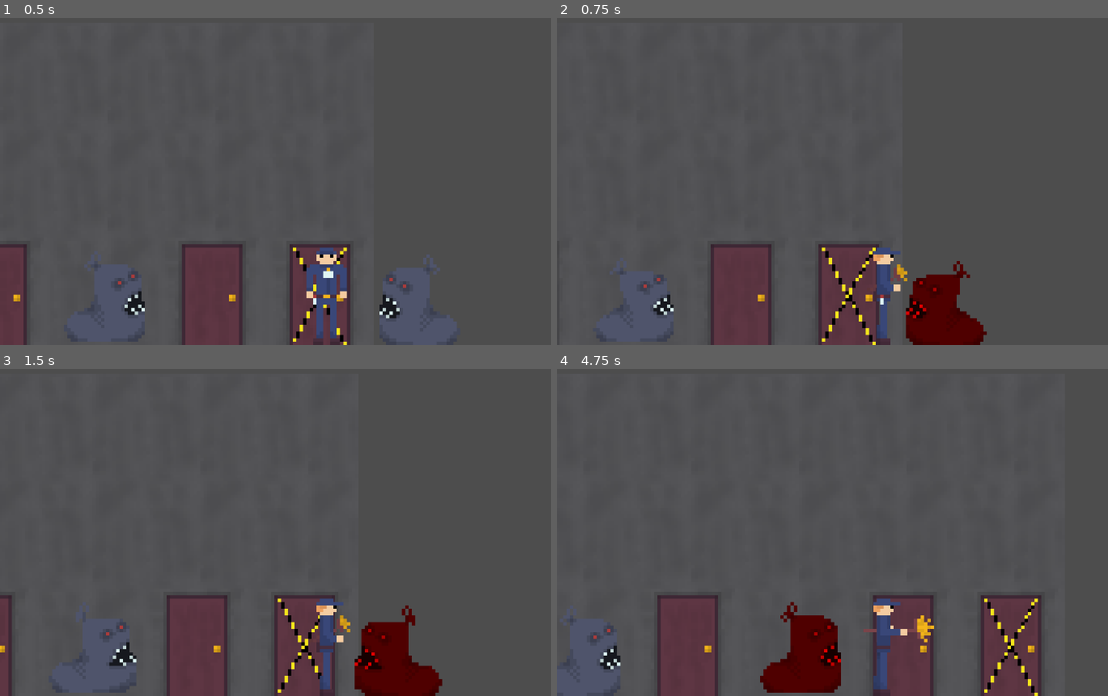
Above: before the commit, frames 1-4 (two rows, left to right).
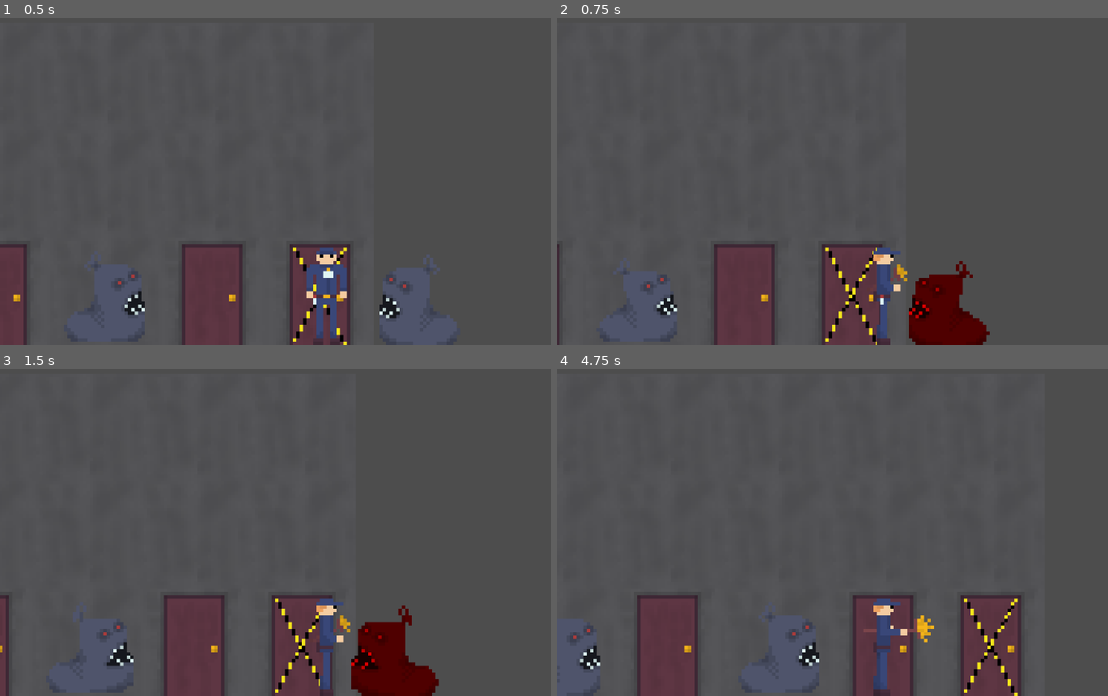
Above: after the commit, the same moments.

Repository: Goreman12/Night-Shift-Nightmare
Game: Godot game, scene res://Scenes/main.tscn
Same seed, same stepped clock (60 frames per second), same inputs: the game is played once before the commit and once after it.
Inputs:
- Up to frame 1 (0.5 s): no input
- Up to frame 2 (0.75 s): hold D (right) from 0.53 s (still down); tap Space (attack) at 0.6 s
- Up to frame 3 (1.5 s): release D (right) at 1.28 s; hold A (left) from 1.28 s (still down); tap Space (attack) at 1.35 s
- Up to frame 4 (4.75 s): release A (left) at 2.03 s; hold D (right) 2.03-3.53 s; tap Space (attack) every 0.75 s from 2.1 to 4.35 s; hold A (left) from 3.53 s (still down)

Frame 1 is identical in both runs. In frame 2, 2.7% of the frame differs, in the area x 0-79%, y 69-100%; in frame 3, 2.5%; in frame 4, 11%, in the area x 0-88%, y 69-100%.

Commit message:
Update player.gd

Diff:
--- a/Scenes/player.gd
+++ b/Scenes/player.gd
@@ -6,7 +6,7 @@
 
 var player_damage: int = 25
 
-var acceleration: float = 2.5
+var acceleration: float = 2.2
 var direction
 var can_attack: bool = true
 var last_moved_direction = "right"
@@ -20,6 +20,7 @@
 	move_player(delta)
 	attack_melee()
 
+#Currently using flip_h to walk left, should revert this when we have an animation
 func move_player(delta):
 	direction = Input.get_axis("left", "right")
 	if not is_attacking:
@@ -37,7 +38,9 @@
 	velocity.x = direction * speed * acceleration * delta
 	move_and_slide()
 
-
+#Enemies get attacked twice if you attack while moving, unsure why,
+#maybe add an on_hit function that removes the hitbox, or bring back the
+#freeze movement effect
 func attack_melee():
 	var timer = $MeleeRecoveryTimer
 	var collision = $MeleeArea2D/MeleeHitBox
